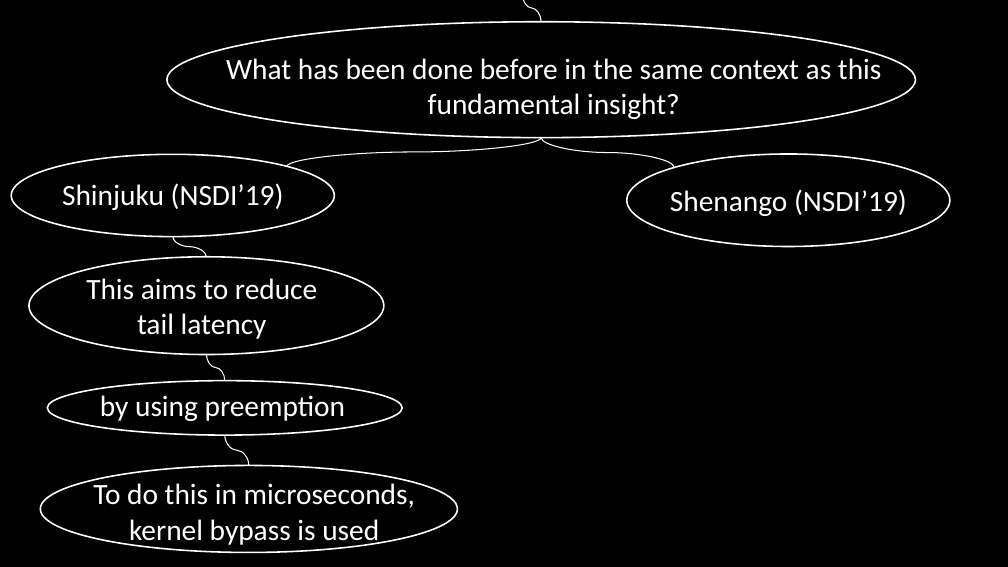
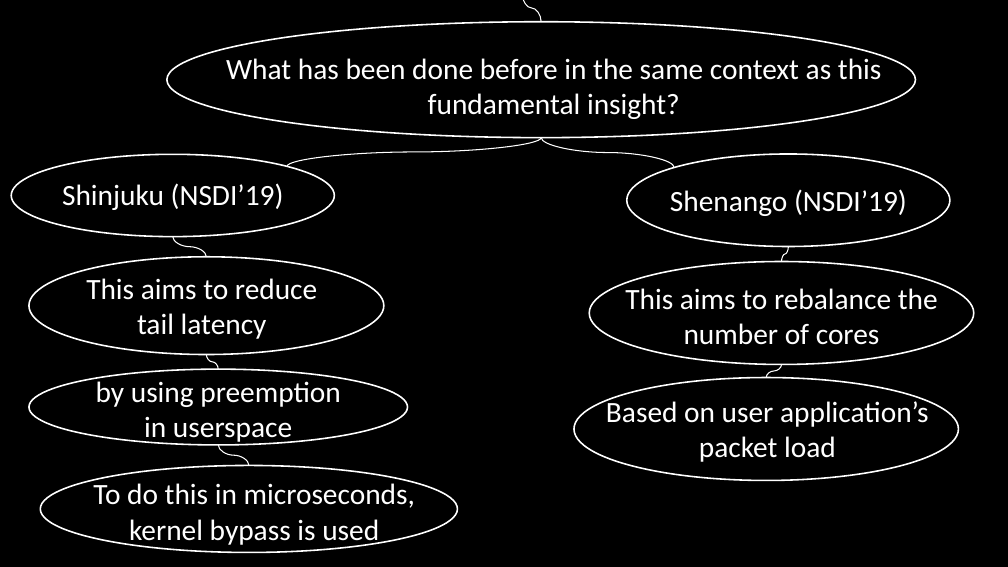
Before and after one commit to minseok127/paper_reviews, a slide deck: slide 20 of operating_system/ghOSt/ghOSt.pptx. Drawn at 1008x567 pixels with LibreOffice and Linux fonts; fonts in the diff are those of the drawing. Boxes give left, top, right and bottom in pixels: in the first picture for what was removed or moved away, otherwise in the second. Text is boxed around its words. In the diff, an @@ line names an element or a change of style, - is before the commit and + after.

```diff
--- a/operating_system/ghOSt/ghOSt.pptx
+++ b/operating_system/ghOSt/ghOSt.pptx
@@ ellipse added at (589, 262, 974, 364), outline #FFFFFF 1.5 pt @@
@@ curved line added from (789, 247) to (782, 262), #FFFFFF 1 pt @@
@@ text added at (625, 288, 938, 345), 28 pt, text #FFFFFF @@
+This aims to rebalance the number of cores
@@ curved line moved from (206, 355) - (225, 381) to (206, 355) - (219, 369) @@
@@ ellipse: place and size @@
-ellipse at (48, 381, 402, 436)
+ellipse at (29, 369, 408, 445)
@@ text at (96, 377, 341, 445): text changed @@
-by using preemption
+by using preemption in userspace
@@ ellipse added at (574, 377, 959, 480), outline #FFFFFF 1.5 pt @@
@@ curved line added from (782, 364) to (767, 377), #FFFFFF 1 pt @@
@@ text added at (606, 398, 929, 462), 28 pt, text #FFFFFF @@
+Based on user application’s packet load
@@ curved line moved from (225, 436) - (249, 466) to (219, 445) - (249, 466) @@
```
Also in this commit, not shown: 5 slides added, 2 other files.
